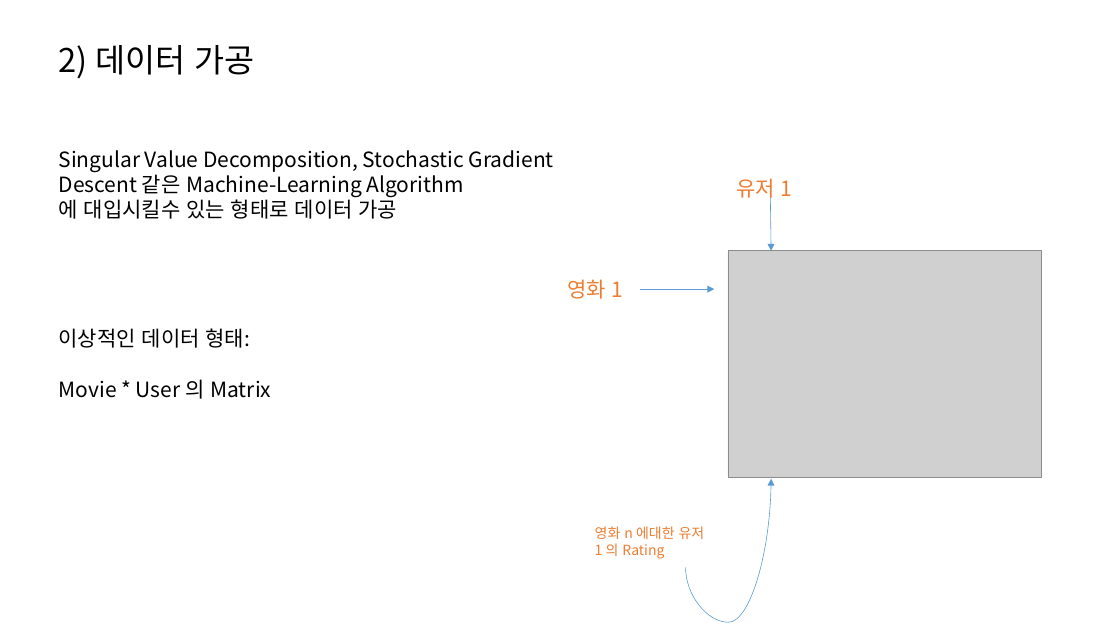
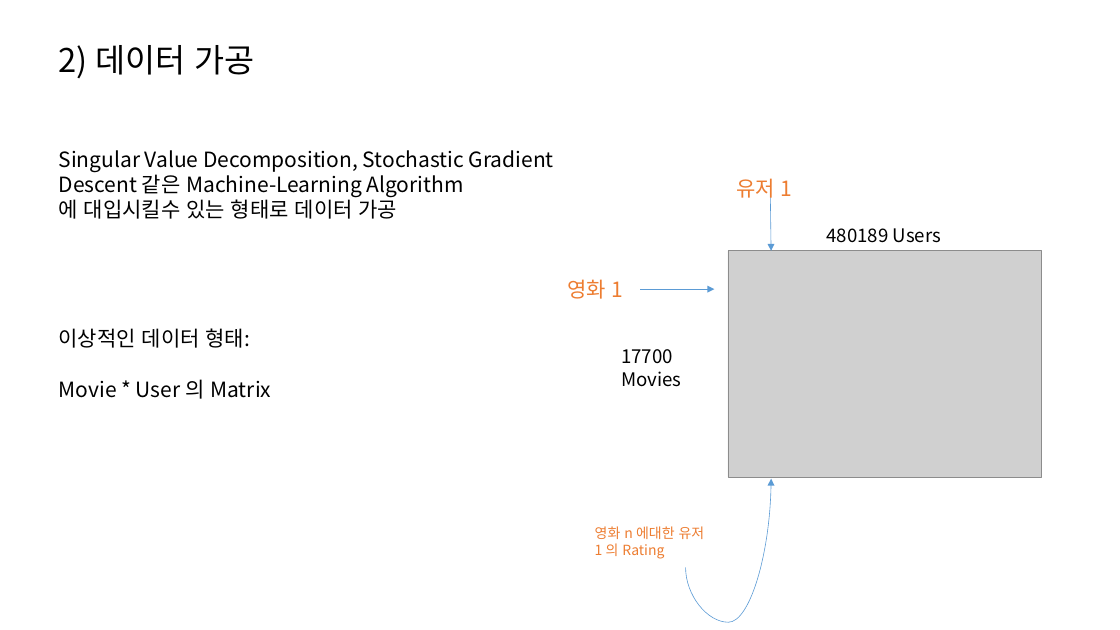
Before and after one commit to csjungminlim/MatrixCompletion, a slide deck: slide 11 of 넷플릭스.pptx (slide 10 before the commit). Drawn at 1120x630 pixels with LibreOffice and Linux fonts; fonts in the diff are those of the drawing; grey boxes stand for pictures. Boxes give left, top, right and bottom in pixels: in the first picture for what was removed or moved away, otherwise in the second. Text is boxed around its words. In the diff, an @@ line names an element or a change of style, - is before the commit and + after.

```diff
--- a/넷플릭스.pptx
+++ b/넷플릭스.pptx
@@ text added at [827,228,941,243], 16 pt, text #000000 @@
+480189 Users
@@ text added at [621,349,681,387], 16 pt, text #000000 @@
+17700
+Movies
```
Also in this commit, not shown: 3 other slides changed, 1 slide added, 4 slides removed.
